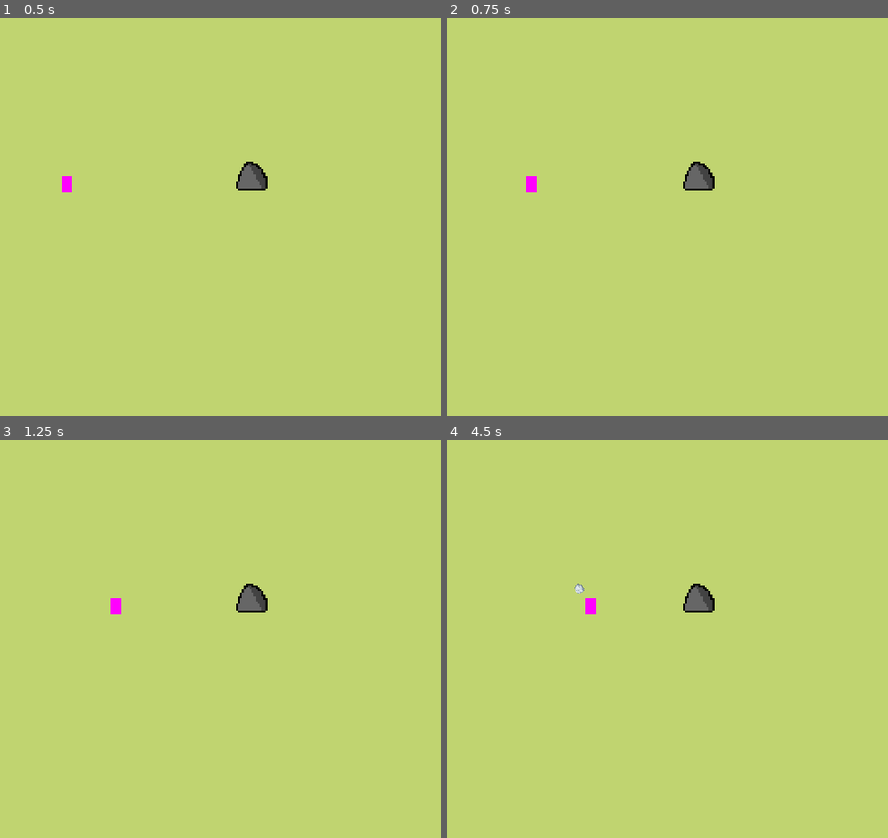
Above: before the commit, frames 1-4 (two rows, left to right).
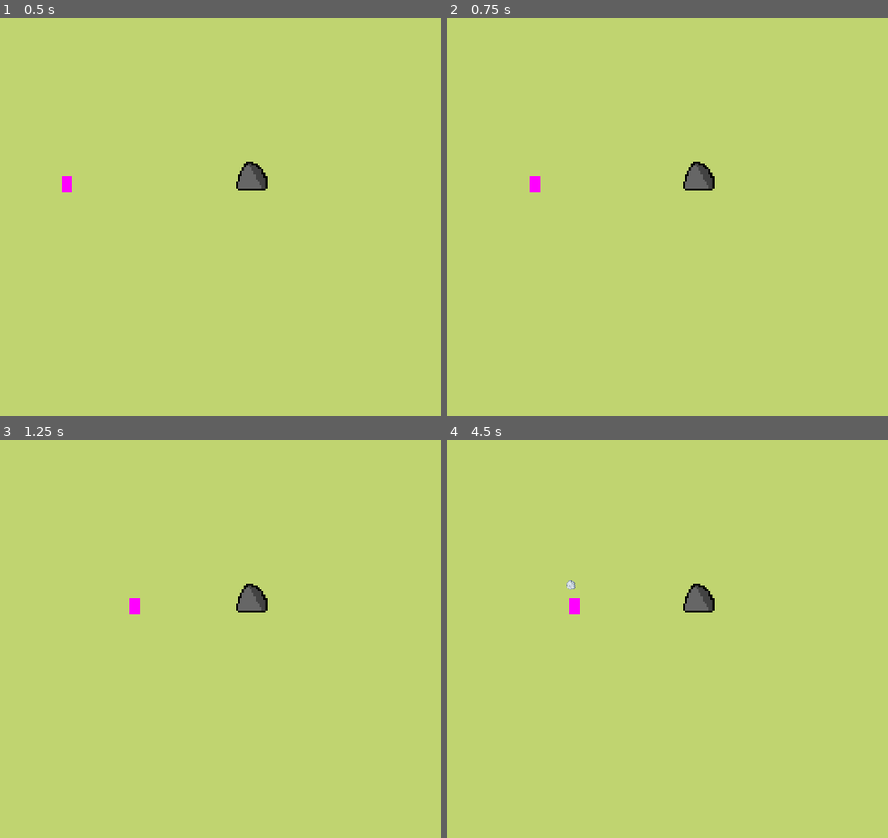
Above: after the commit, the same moments.

Repository: c2i-junia/jeu-godot
Game: Godot game, scene res://scenes/world.tscn
Two runs of this game, one before a commit and one after it. Both use one fixed random seed, a clock stepped at 60 frames per second and the inputs below.
Inputs (mouse positions are in pixels of both pictures, inside the frame that each line leads up to):
- Up to frame 1 (0.5 s): no input
- Up to frame 2 (0.75 s): tap Enter at 0.5 s; move the mouse to (outside the picture) at 0.52 s; hold D (move_right) from 0.53 s (still down); tap E (e) at 0.6 s
- Up to frame 3 (1.25 s): keep holding D (move_right)
- Up to frame 4 (4.5 s): move the mouse to (636, 658) at 1.27 s; release D (move_right) at 1.28 s; hold S (move_down) 1.28-2.03 s; tap E (e) at 1.35, 2.3, 2.85, 3.6 s; move the mouse to (852, 547) at 2.02 s; hold D (move_right) 2.03-2.78 s; click (852, 547) at 2.1 s; move the mouse to (742, 718) at 2.77 s; hold W (move_up) 2.78-3.53 s; move the mouse to (outside the picture) at 3.52 s; hold A (move_left) from 3.53 s (still down); move the mouse to (566, 575) at 4.27 s; click (566, 575) at 4.35 s

Frame 1 is identical in both runs. In frame 2, less than 0.1% of the frame differs, in the area x 17-22%, y 39-44%; in frame 3, 0.2%; in frame 4, 0.3%, in the area x 27-34%, y 35-44%.

Commit message:
Commit Mokhmad 25/01

Diff:
--- a/scenes/pierre.tscn
+++ b/scenes/pierre.tscn
@@ -1,7 +1,7 @@
 [gd_scene load_steps=4 format=3 uid="uid://d3pplqq6te1jr"]
 
 [ext_resource type="Script" path="res://scripts/pierre.gd" id="1_44dp1"]
-[ext_resource type="Texture2D" uid="uid://bj6w14m6dps6n" path="res://rock.svg" id="2_tkq8c"]
+[ext_resource type="Texture2D" uid="uid://bj6w14m6dps6n" path="res://assets/rock.svg" id="2_tkq8c"]
 
 [sub_resource type="CapsuleShape2D" id="CapsuleShape2D_tci1x"]
 radius = 8.0
--- a/scripts/player.gd
+++ b/scripts/player.gd
@@ -21,10 +21,10 @@
 	if Input.is_action_just_pressed("e"):
 		if rock_equiped:
 			rock_equiped = false
-			SPEED = 400.0
+			SPEED = 200.0
 		else:
 			rock_equiped = true
-			SPEED = 100.0
+			SPEED = 150.0
 
 	var mouse_pos = get_global_mouse_position()
 	$Marker2D.look_at(mouse_pos)
Binary file removed: 600px-Godot_icon.svg.png
Not shown, removed: 600px-Godot_icon.svg.png.import
Binary file removed: Flèche_à_droite.svg.png
Not shown, removed: Flèche_à_droite.svg.png.import
Renamed: rock.svg -> assets/rock.svg
Not shown, changed: assets/rock.svg.import
